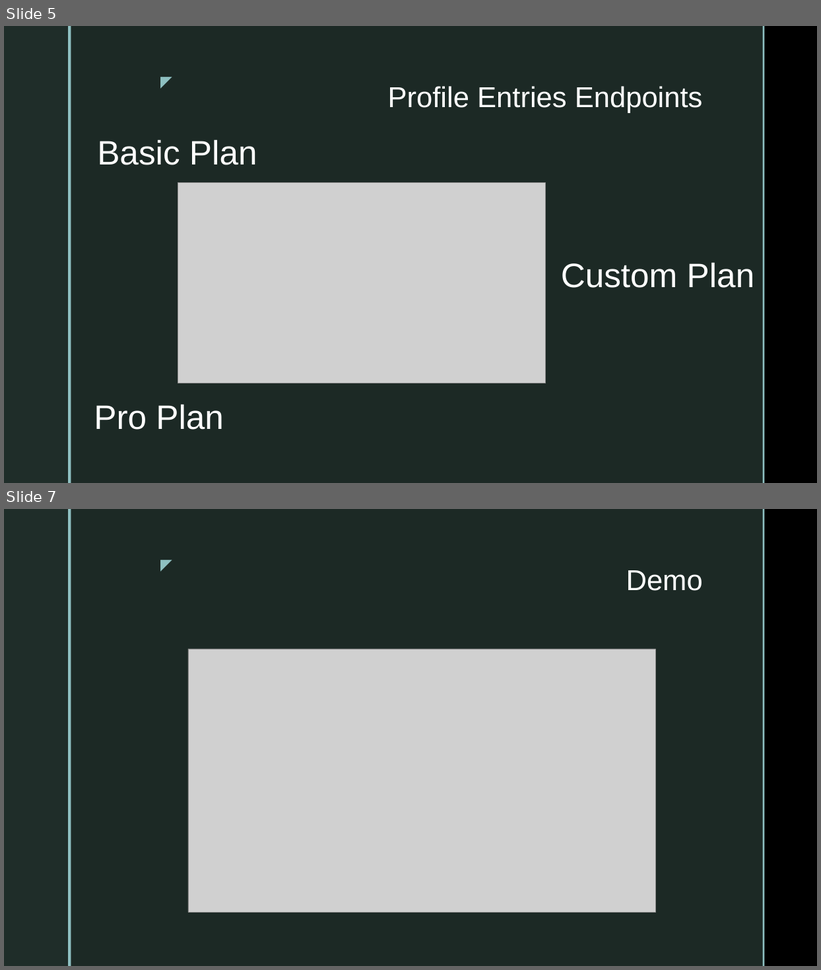
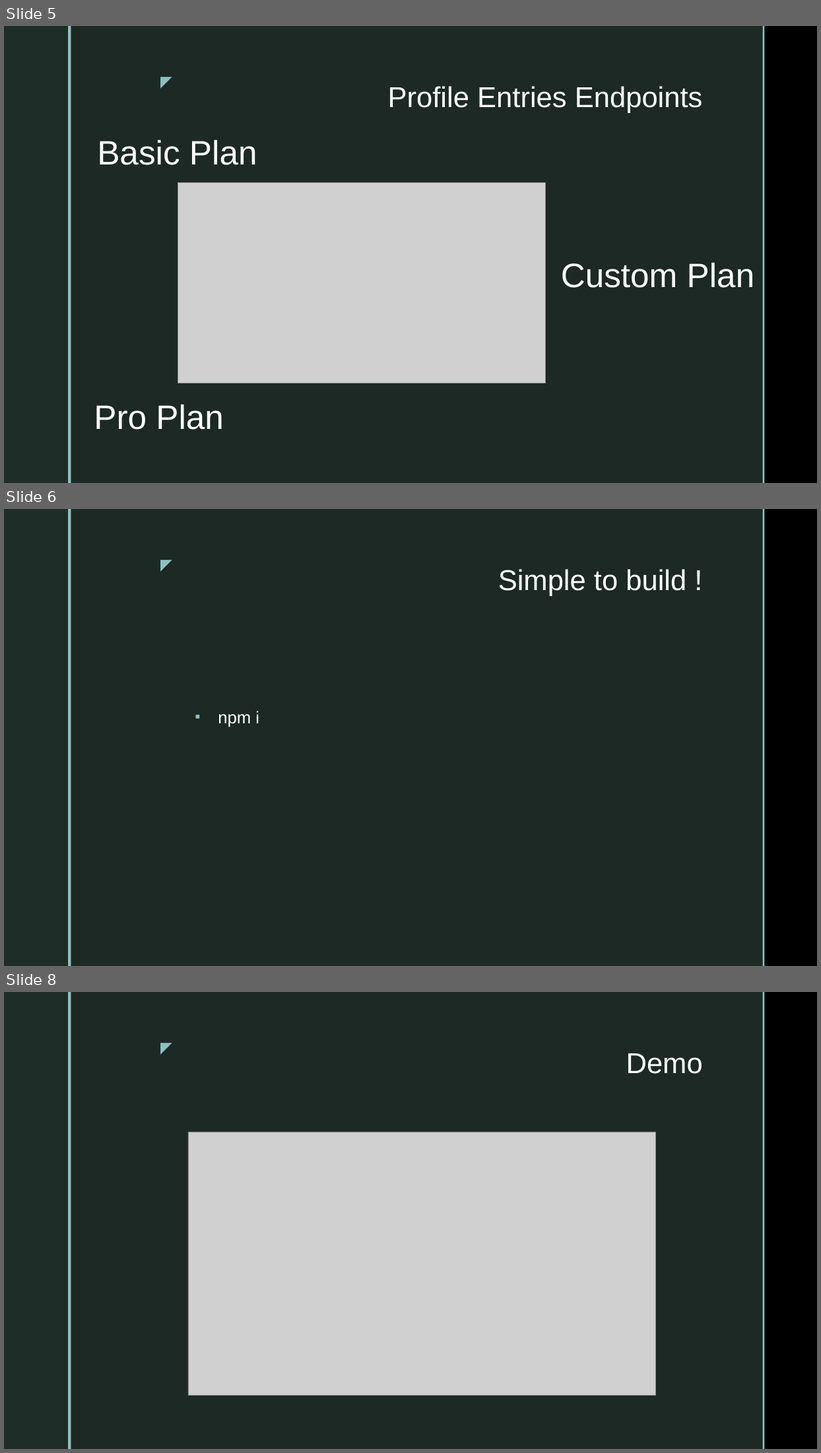
Before and after one commit to smccarthy/profile-service-presentation, a slide deck: profile-service-presentation.pptx. Shown one above the other, each under a label of ours: slides 5 and 7 before the commit, slides 5, 6 and 8 after it; the slides between them are not shown. The pictures are 821x970 and 821x1453 pixels, drawn with LibreOffice and Linux fonts; fonts in the diff are those of the drawing; grey boxes stand for pictures; background and template pictures are left out. Boxes give left, top, right and bottom in pixels: in the first picture for what was removed or moved away, otherwise in the second. Text is boxed around its words. In the diff, an @@ line names an element or a change of style, - is before the commit and + after.

```diff
--- a/profile-service-presentation.pptx
+++ b/profile-service-presentation.pptx
@@ slide 6 added at <box>4,509,817,966</box>, background picture (left out); not listed: 5 template elements that a slide beside it also shows @@
@@ title added at <box>498,569,686,596</box>, 34 pt, text #FFFFFF @@
+Simple to build !
@@ text added at <box>218,711,259,727</box>, 20 pt, text #FFFFFF @@
+▪ npm i
@@ what was slide 7 is now slide 8 @@
```
Also in this commit, not shown: 5 slides changed, 1 other file.
